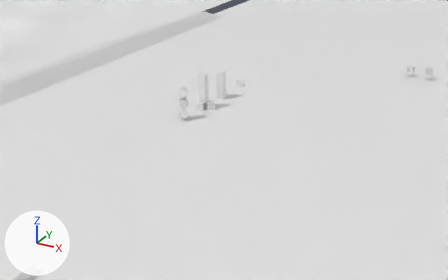
The Blender file blender/all.blend, before and after one commit.
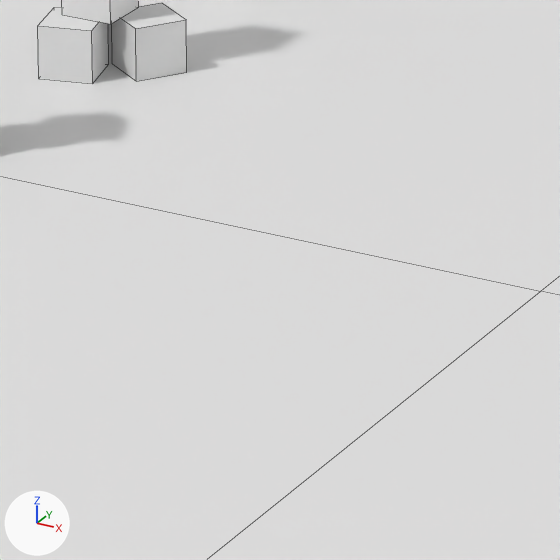
Each version is shown from a 50 mm camera at (39.5, -147.0, 60.8) aimed at (-24.4, -31.0, 2.7), then close up on the part from 43% to 59% of the width and 36% to 62% of the height. Arrows for +X, +Y and +Z are at lower left; the lights stay in place. The close-ups show mesh edges as thin lines.
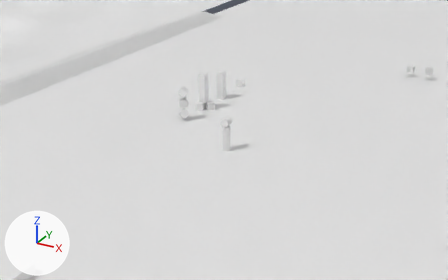
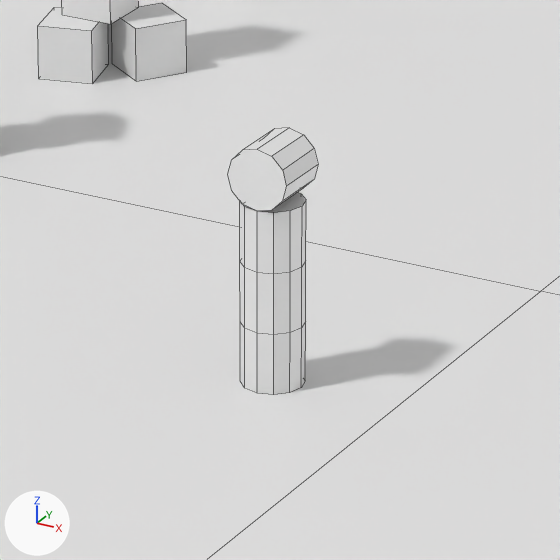
ob_empty_063 is not drawn itself; it is the parent of ob_cylinder, ob_cylinder_001, ob_cylinder_002, ob_cylinder_003.

Edits to the bpy script that builds the scene:
```text
Add me_cylinder:
    me_cylinder.from_pydata(...)  # a 12-sided cylinder along z spanning x -1.0..1.0, y -1.0..1.0, z -1.0..1.0
Change ob_empty_063:
    ob_empty_063.rotation_euler: (1.571, -1.571, 0.0) -> (0.0, 0.0, 0.0)  # degrees (90, -90, 0) -> degrees (0, 0, 0)
    ob_empty_063.location: (0.0, 0.0, 0.0) -> (-24.19, -30.22, 0.0)
Add ob_cylinder_003:
    ob_cylinder_003 = bpy.data.objects.new('Cylinder.003', me_cylinder)
    ob_cylinder_003.parent = ob_empty_063
    ob_cylinder_003.location = (0.0, 0.0, 7.0)
    ob_cylinder_003.rotation_euler = (1.571, 0.0, 0.0)  # degrees (90, 0, 0)
Add ob_cylinder_002:
    ob_cylinder_002 = bpy.data.objects.new('Cylinder.002', me_cylinder)
    ob_cylinder_002.parent = ob_empty_063
    ob_cylinder_002.location = (0.0, 0.0, 5.0)
Add ob_cylinder_001:
    ob_cylinder_001 = bpy.data.objects.new('Cylinder.001', me_cylinder)
    ob_cylinder_001.parent = ob_empty_063
    ob_cylinder_001.location = (0.0, 0.0, 3.0)
Add ob_cylinder:
    ob_cylinder = bpy.data.objects.new('Cylinder', me_cylinder)
    ob_cylinder.parent = ob_empty_063
    ob_cylinder.location = (0.0, 0.0, 1.0)
```

Changed parts and their boxes [x1, y1, x2, y2] in the close-ups (560 x 560 px):
'Cylinder.003', added: after [228, 128, 318, 211]
'Cylinder.002', added: after [240, 192, 306, 274]
'Cylinder.001', added: after [240, 262, 306, 335]
'Cylinder', added: after [240, 321, 306, 395]
